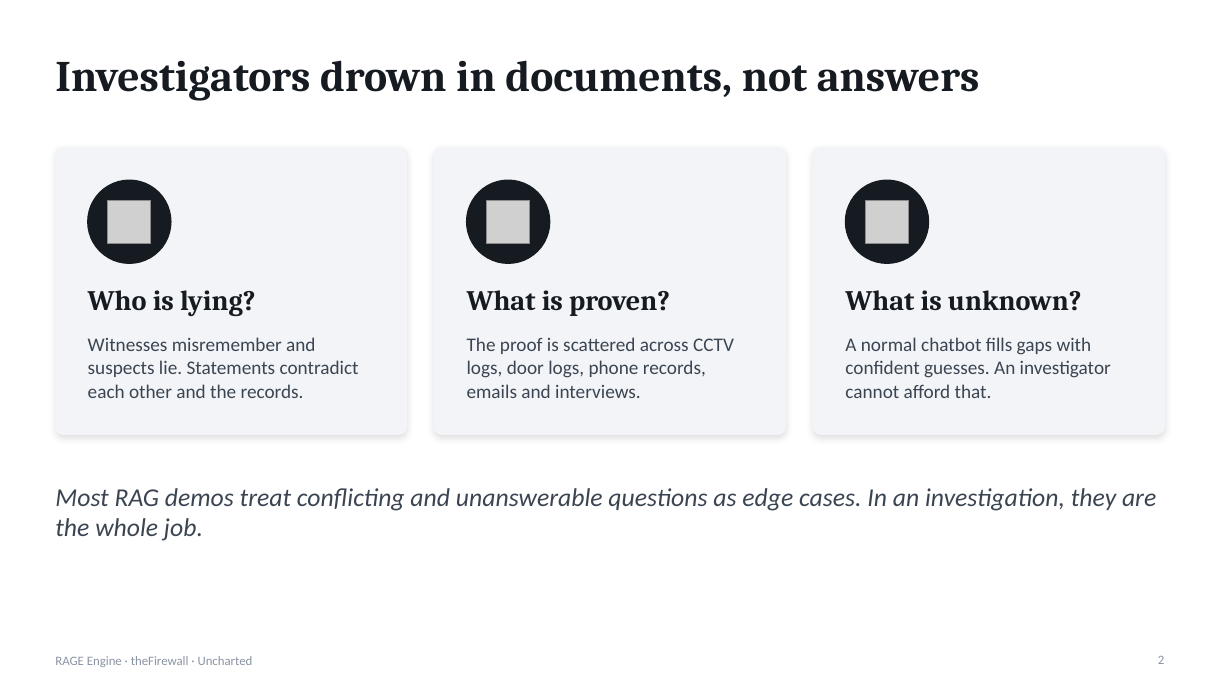
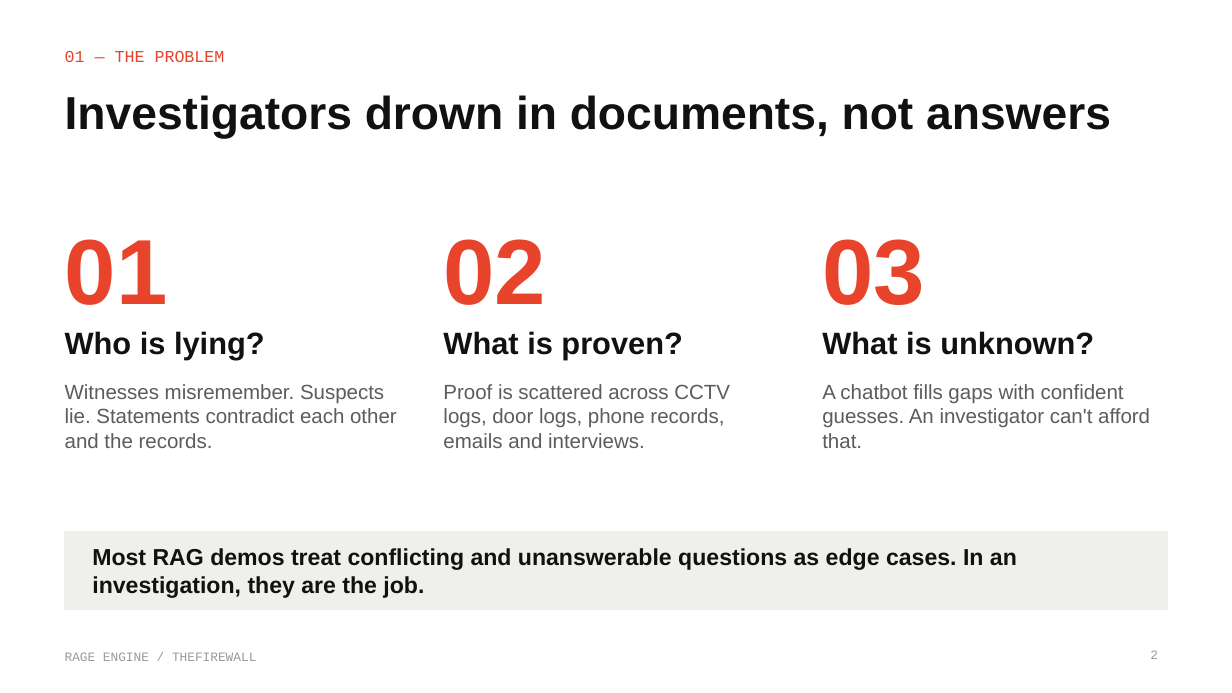
Before and after one commit to WarriorMage/RAGE-Engine, a slide deck: slide 2 of docs/RAGE-Engine-presentation.pptx. Drawn at 1232x693 pixels with LibreOffice and Linux fonts; fonts in the diff are those of the drawing; grey boxes stand for pictures. Boxes give left, top, right and bottom in pixels: in the first picture for what was removed or moved away, otherwise in the second. Text is boxed around its words. In the diff, an @@ line names an element or a change of style, - is before the commit and + after.

```diff
--- a/docs/RAGE-Engine-presentation.pptx
+++ b/docs/RAGE-Engine-presentation.pptx
@@ text added at [65,51,225,62], 13 pt, text #E8442C @@
+01 — THE PROBLEM
@@ title "Investigators drown in documents, not ...": place and size @@
-title "Investigators drown in documents, not ..." at [55,60,980,101]
+title "Investigators drown in documents, not ..." at [65,95,1111,139]
@@ title "Investigators drown in documents, not ..." at [65,95,1111,139]: size 34 to 36 pt, font Cambria to Arial, text colour #161A21 to #111111; vertical alignment middle to top @@
@@ rounded rectangle removed at [55,148,407,434] @@
@@ rounded rectangle removed at [434,148,786,434] @@
@@ rounded rectangle removed at [813,148,1165,434] @@
@@ ellipse removed at [88,180,171,263] @@
@@ picture removed at [108,201,152,244] @@
@@ ellipse removed at [467,180,550,263] @@
@@ picture removed at [487,201,531,244] @@
@@ ellipse removed at [846,180,929,263] @@
@@ picture removed at [866,201,909,244] @@
@@ text added at [65,239,168,305], 72 pt, text #E8442C, bold @@
+01
@@ text added at [443,239,546,305], 72 pt, text #E8442C, bold @@
+02
@@ text added at [822,239,925,305], 72 pt, text #E8442C, bold @@
+03
@@ text "Who is lying?": place and size @@
-text "Who is lying?" at [88,290,256,316]
+text "Who is lying?" at [65,331,265,359]
@@ text "What is proven?": place and size @@
-text "What is proven?" at [467,290,670,316]
+text "What is proven?" at [443,331,682,359]
@@ size 22 to 24 pt, font Cambria to Arial, text colour #161A21 to #111111 in 3 elements at [65,331,265,359], [443,331,682,359], [822,331,1094,355] @@
@@ text "What is unknown?": place and size @@
-text "What is unknown?" at [845,290,1082,311]
+text "What is unknown?" at [822,331,1094,355]
@@ text at [65,384,397,448]: text changed; size 15 to 16 pt; font Calibri to Arial; text colour #3B4552 to #5C5C5C @@
-Witnesses misremember and suspects lie. Statements contradict each other and the records.
+Witnesses misremember. Suspects lie. Statements contradict each other and the records.
@@ text at [443,384,730,448]: text changed; size 15 to 16 pt; font Calibri to Arial; text colour #3B4552 to #5C5C5C @@
-The proof is scattered across CCTV logs, door logs, phone records, emails and interviews.
+Proof is scattered across CCTV logs, door logs, phone records, emails and interviews.
@@ text at [822,384,1150,448]: text changed; size 15 to 16 pt; font Calibri to Arial; text colour #3B4552 to #5C5C5C @@
-A normal chatbot fills gaps with confident guesses. An investigator cannot afford that.
+A chatbot fills gaps with confident guesses. An investigator can't afford that.
@@ rectangle added at [65,531,1167,610], fill #EFEFEC, outline #EFEFEC 1 pt @@
@@ text "Most RAG demos treat conflicting ..." at [92,548,1017,598]: vertical alignment top to middle @@
@@ text at [92,548,1017,598]: text changed; size 20 to 18 pt; font Calibri to Arial; text colour #3B4552 to #111111; bold on; italic off @@
-Most RAG demos treat conflicting and unanswerable questions as edge cases. In an investigation, they are the whole job.
+Most RAG demos treat conflicting and unanswerable questions as edge cases. In an investigation, they are the job.
@@ text at [65,652,256,661]: text changed; font Calibri to Courier New; text colour #8A94A3 to #9A9A96 @@
-RAGE Engine · theFirewall · Uncharted
+RAGE ENGINE / THEFIREWALL
@@ page number: place and size @@
-page number at [1158,656,1164,664]
+page number at [1150,650,1158,659]
@@ page number at [1150,650,1158,659]: font Calibri to Courier New, text colour #8A94A3 to #9A9A96 @@
```
Also in this commit, not shown: 9 other slides changed.
